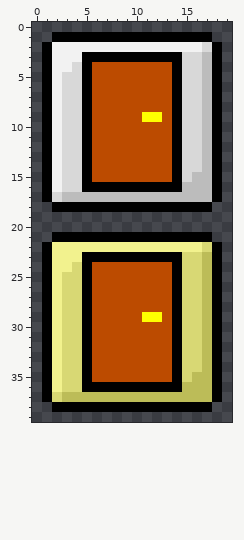
One commit to this pixel-art sprite: FreeSims/FreeSimsContent/Gui/HumanMaker/ExitButton.png. Above is the file before it was changed.
The file is 40x80 pixels, drawn in blocks of 2x2; one block is one cell here.
The result:
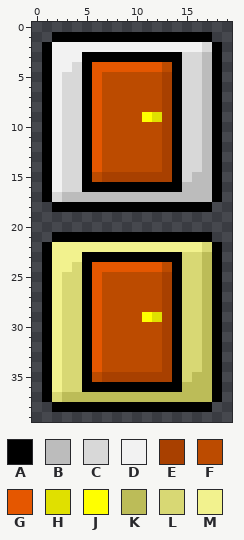
Palette (. is transparent): A #000000  B #bcbcbc  C #d8d8d8  D #f2f2f2  E #a84000  F #bc4b00  G #e55700  H #e0e000  J #ffff00  K #bcbc58  L #d8d874  M #f2f28e
Message: new random button in human maker some graphics has been updated too
The edit:
@@ x 4..15 @@
  3 DAAAAAAAAAAC
- 4 CAFFFFFFFFAC
- 5 CAFFFFFFFFAC
- 6 CAFFFFFFFFAC
- 7 CAFFFFFFFFAC
- 8 CAFFFFFFFFAC
- 9 CAFFFFFJJFAC
-10 CAFFFFFFFFAC
-11 CAFFFFFFFFAC
-12 CAFFFFFFFFAC
-13 CAFFFFFFFFAC
-14 CAFFFFFFFFAC
-15 CAFFFFFFFFAC
+ 4 CAGGGGGGGFAC
+ 5 CAGFFFFFFEAC
+ 6 CAGFFFFFFEAC
+ 7 CAGFFFFFFEAC
+ 8 CAGFFFFFFEAC
+ 9 CAGFFFFJHEAC
+10 CAGFFFFFFEAC
+11 CAGFFFFFFEAC
+12 CAGFFFFFFEAC
+13 CAGFFFFFFEAC
+14 CAGFFFFFFEAC
+15 CAFEEEEEEEAC
 16 CAAAAAAAAAAB
@@ x 4..15 @@
 23 MAAAAAAAAAAL
-24 LAFFFFFFFFAL
-25 LAFFFFFFFFAL
-26 LAFFFFFFFFAL
-27 LAFFFFFFFFAL
-28 LAFFFFFFFFAL
-29 LAFFFFFJJFAL
-30 LAFFFFFFFFAL
-31 LAFFFFFFFFAL
-32 LAFFFFFFFFAL
-33 LAFFFFFFFFAL
-34 LAFFFFFFFFAL
-35 LAFFFFFFFFAL
+24 LAGGGGGGGFAL
+25 LAGFFFFFFEAL
+26 LAGFFFFFFEAL
+27 LAGFFFFFFEAL
+28 LAGFFFFFFEAL
+29 LAGFFFFJHEAL
+30 LAGFFFFFFEAL
+31 LAGFFFFFFEAL
+32 LAGFFFFFFEAL
+33 LAGFFFFFFEAL
+34 LAGFFFFFFEAL
+35 LAFEEEEEEEAL
 36 LAAAAAAAAAAK
